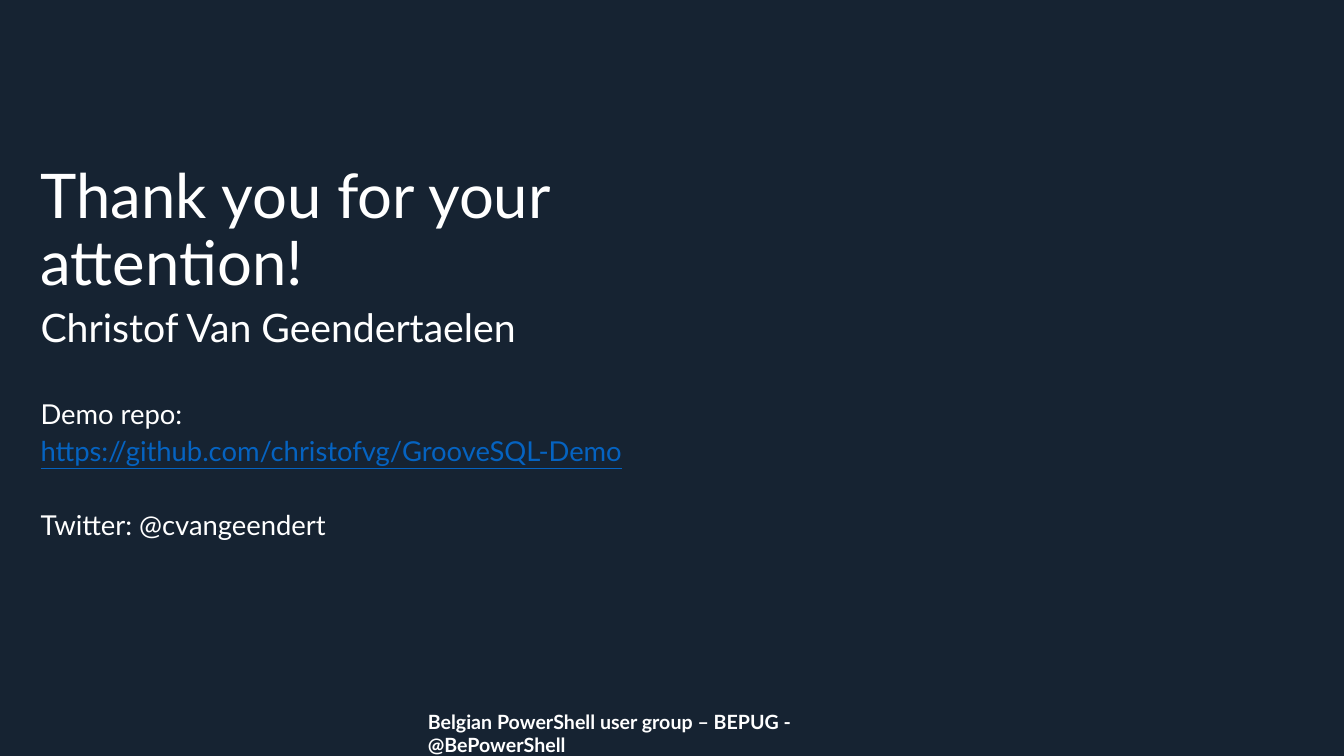
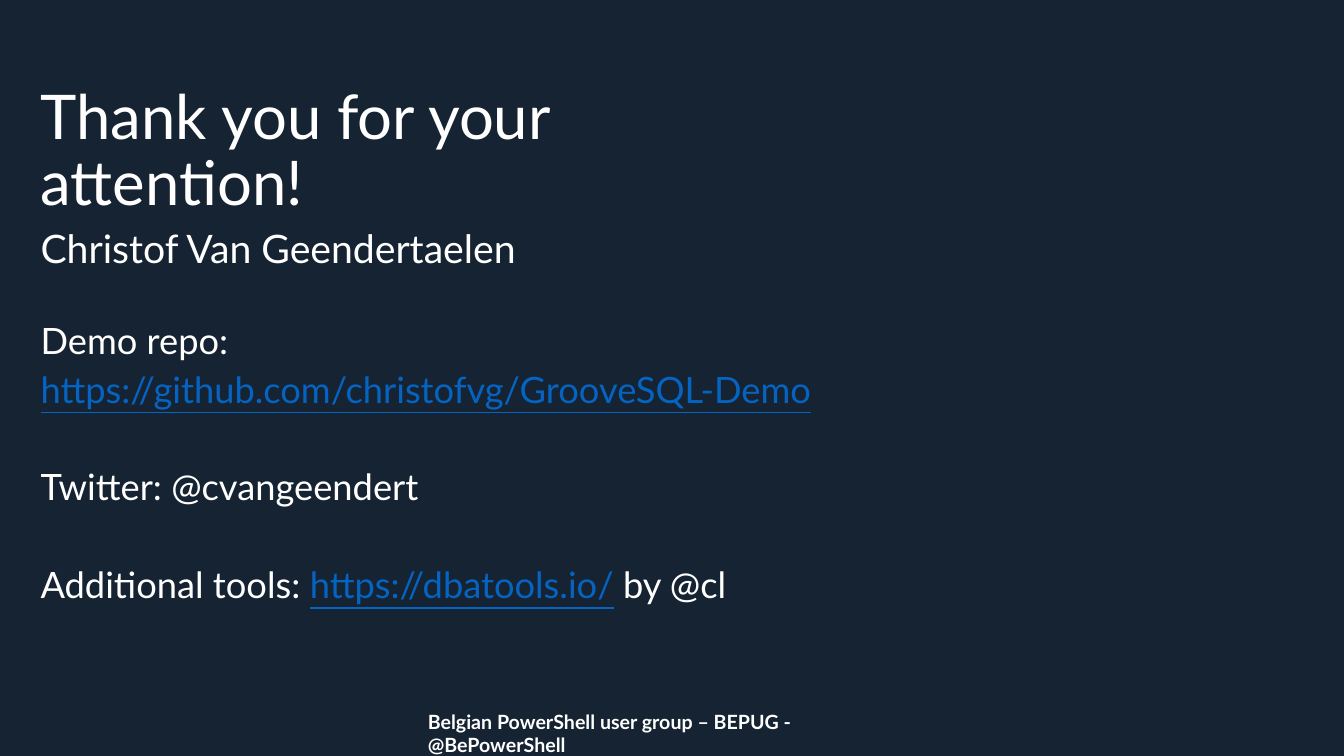
Before and after one commit to BEPUG/meetups, a slide deck: slide 9 of 20180927/Stick to the full potential of PowerShell/Stick to the full potential of PowerShell.pptx. Drawn at 1344x756 pixels with LibreOffice and Linux fonts; fonts in the diff are those of the drawing; background and template pictures are left out. Boxes give left, top, right and bottom in pixels: in the first picture for what was removed or moved away, otherwise in the second. Text is boxed around its words. In the diff, an @@ line names an element or a change of style, - is before the commit and + after.

```diff
--- a/20180927/Stick to the full potential of PowerShell/Stick to the full potential of PowerShell.pptx
+++ b/20180927/Stick to the full potential of PowerShell/Stick to the full potential of PowerShell.pptx
@@ title "Thank you for your attention!": place and size @@
-title "Thank you for your attention!" at [41, 172, 551, 286]
+title "Thank you for your attention!" at [41, 93, 551, 206]
@@ text "Christof Van Geendertaelen": place and size @@
-text "Christof Van Geendertaelen" at [41, 313, 515, 343]
+text "Christof Van Geendertaelen" at [41, 234, 515, 264]
@@ text "Demo repo:": place and size @@
-text "Demo repo:" at [41, 404, 622, 540]
+text "Demo repo:" at [41, 328, 811, 605]
@@ text at [41, 328, 811, 507]: size 19.6 to 25.9 pt in "Demo repo:", "https://github.com/christofvg/GrooveSQL-Demo", "Twitter: @cvangeendert"; line spacing 0.7 to 0.8 @@
@@ text at [41, 571, 726, 605]: paragraph added @@
+Additional tools: https://dbatools.io/ by @cl
```
Also in this commit, not shown: 4 other slides changed.
